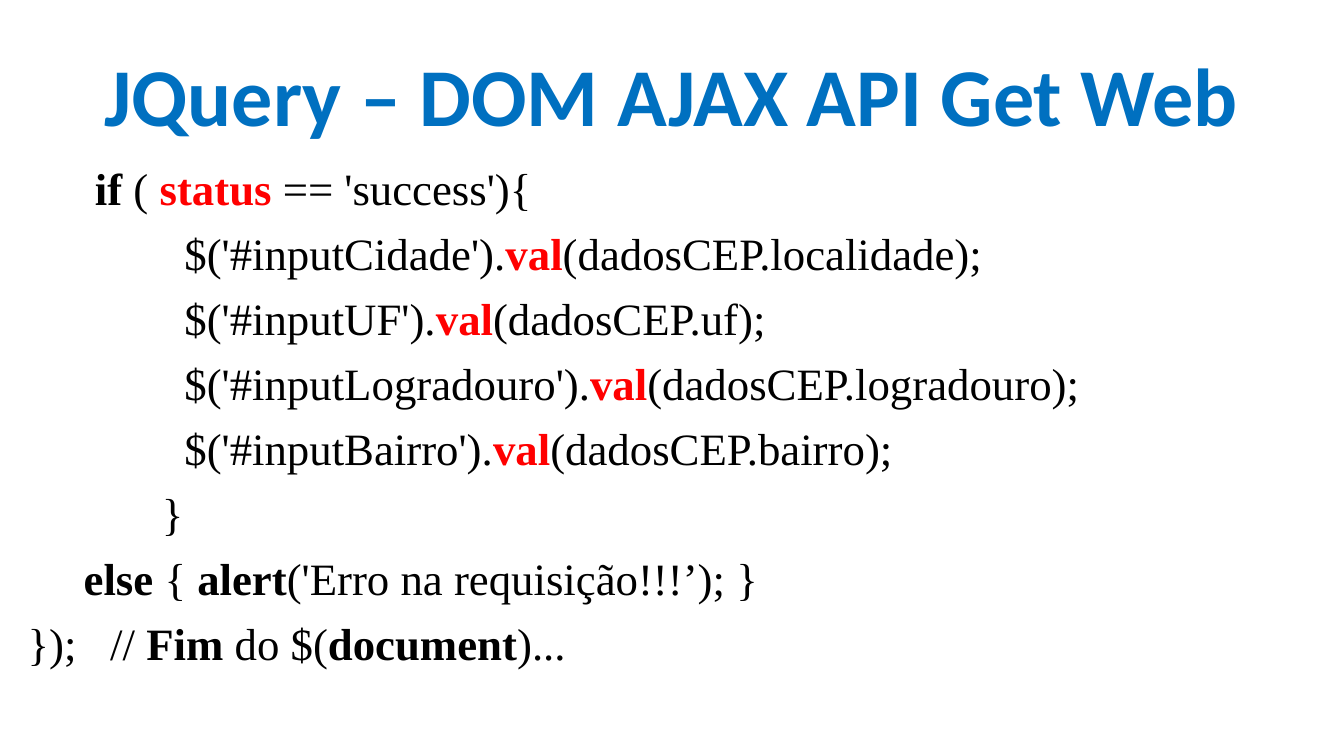
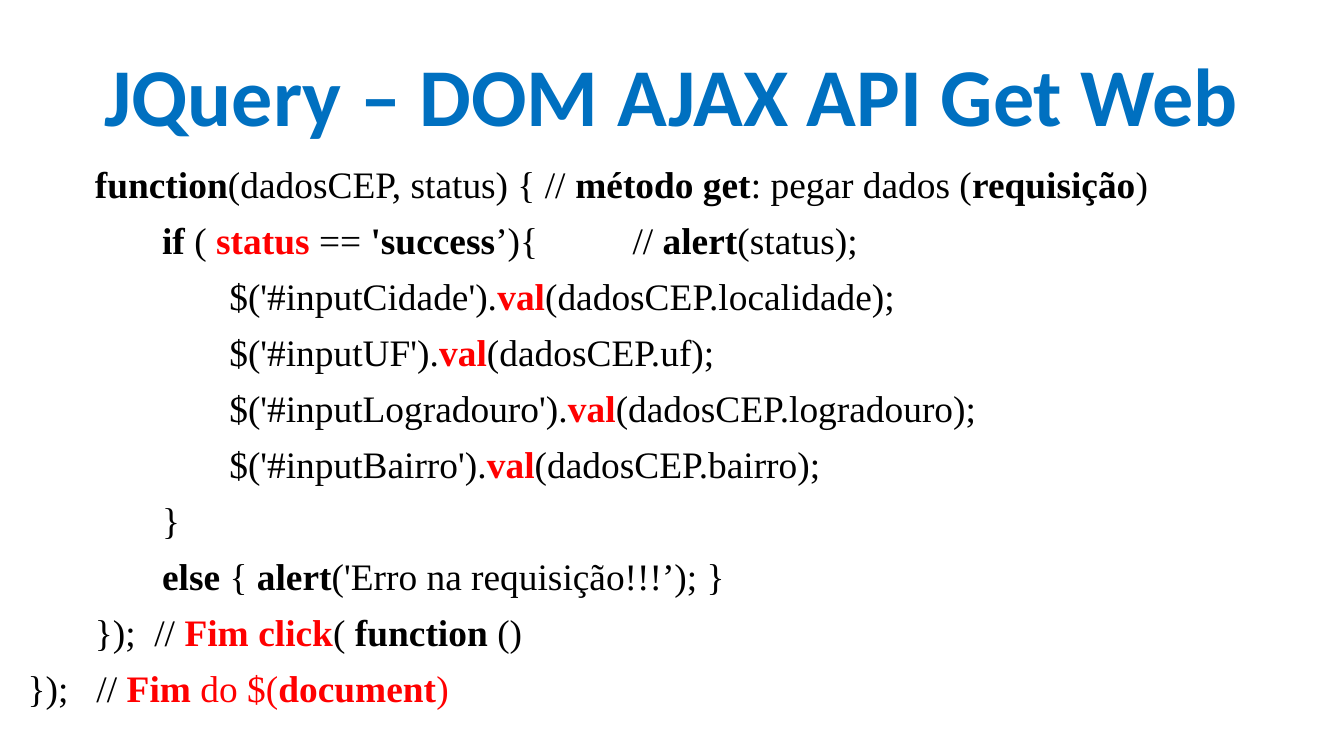
Before and after one commit to CloudEducationBrazil/WydenDesenvolvimentoWebPHP, a slide deck: slide 30 of 01 Classes/Aula 11 Desenvolvimento Web PHP - JQuery.pptx. Drawn at 1344x756 pixels with LibreOffice and Linux fonts; fonts in the diff are those of the drawing; background and template pictures are left out. Boxes give left, top, right and bottom in pixels: in the first picture for what was removed or moved away, otherwise in the second. Text is boxed around its words. In the diff, an @@ line names an element or a change of style, - is before the commit and + after.

```diff
--- a/01 Classes/Aula 11 Desenvolvimento Web PHP - JQuery.pptx
+++ b/01 Classes/Aula 11 Desenvolvimento Web PHP - JQuery.pptx
@@ text at (95,171,1148,261): text changed; size 24 to 20 pt @@
-if ( status == 'success'){
+function(dadosCEP, status) { // método get: pegar dados (requisição)
+if ( status == 'success’){ // alert(status);
@@ text at (162,283,976,597): size 24 to 20 pt in "$('#inputCidade').val(dadosCEP.localidade);", "$('#inputUF').val(dadosCEP.uf);", "$('#inputLogradouro').val(dadosCEP.logradouro);", "$('#inputBairro').val(dadosCEP.bairro);" and 2 more places @@
@@ text at (127,619,488,709): text changed; size 24 to 20 pt; text colour #000000 to #FF0000; bold on @@
-}); // Fim do $(document)...
+}); // Fim click( function ()
+}); // Fim do $(document)
```
Also in this commit, not shown: 18 other slides changed, 25 other files.
